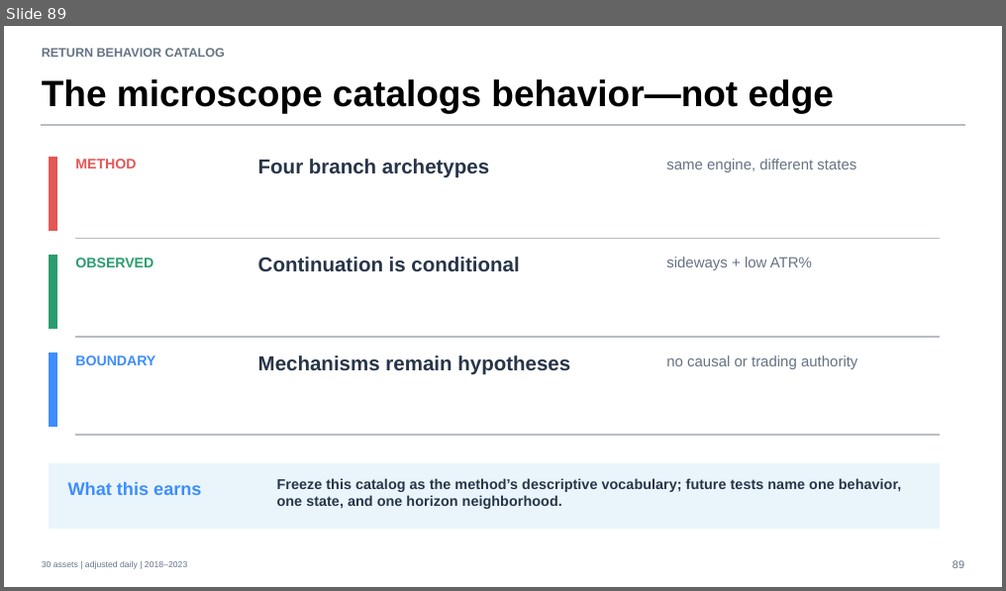
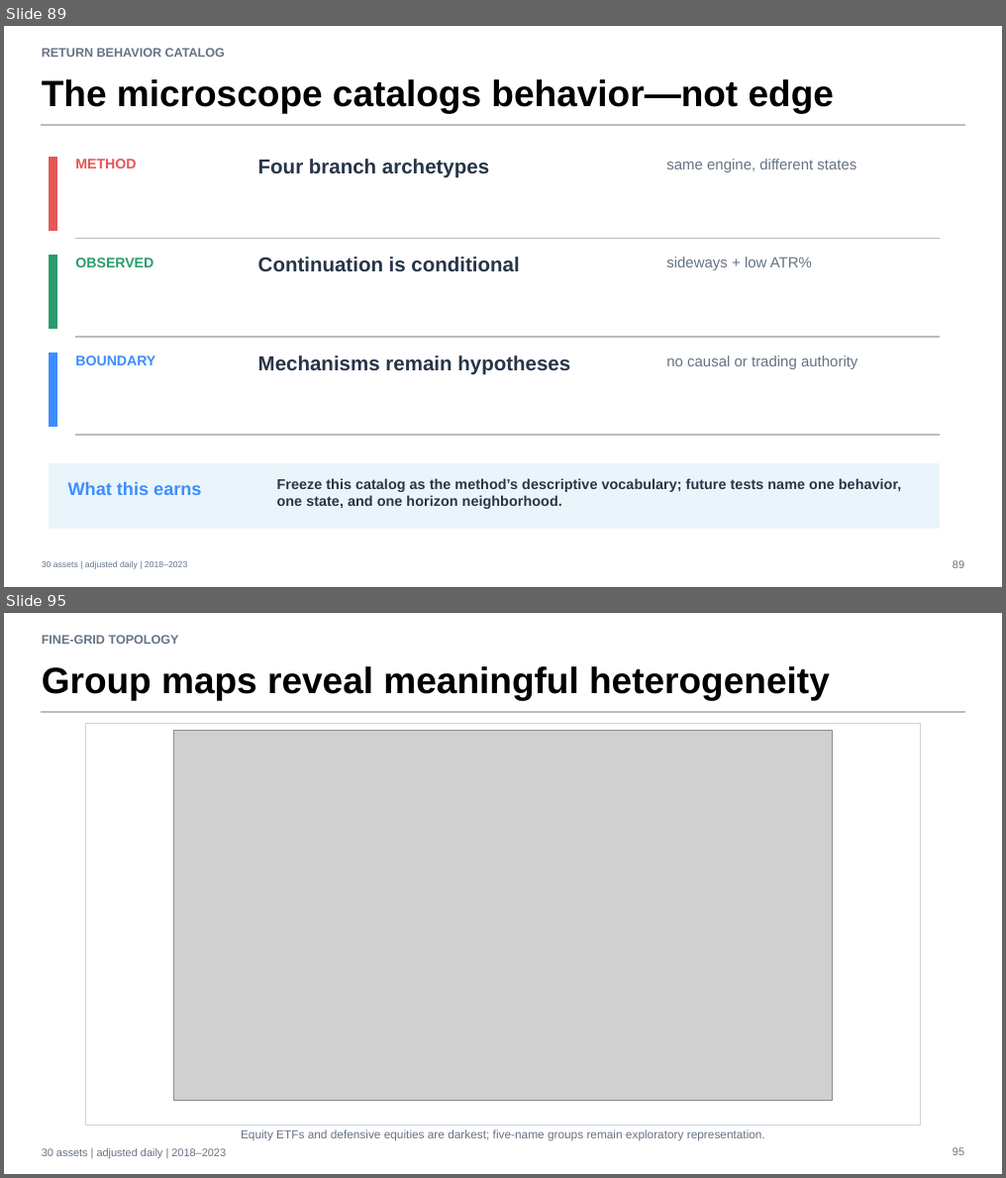
Before and after one commit to Francisc0Franc0/Time-Series-Modeling-Gen5, a slide deck: operator_hypothesis_lab/presentations/tsla_descriptive_microscope_evidence.pptx. Shown one above the other, each under a label of ours: slide 89 before the commit, slides 89 and 95 after it; the slides between them are not shown. The pictures are 1006x591 and 1006x1178 pixels, drawn with LibreOffice and Linux fonts; fonts in the diff are those of the drawing; grey boxes stand for pictures. Boxes give left, top, right and bottom in pixels: in the first picture for what was removed or moved away, otherwise in the second. Text is boxed around its words. In the diff, an @@ line names an element or a change of style, - is before the commit and + after.

Commit message:
Map loss-rebound fine-grid topology

```diff
--- a/operator_hypothesis_lab/presentations/tsla_descriptive_microscope_evidence.pptx
+++ b/operator_hypothesis_lab/presentations/tsla_descriptive_microscope_evidence.pptx
@@ slide 95 added at box(4, 613, 1002, 1174), background #FFFFFF @@
@@ text added at box(42, 635, 179, 644), 12 pt, text #667384, bold @@
+FINE-GRID TOPOLOGY
@@ text added at box(42, 666, 830, 700), 35.2 pt, text #000000, bold @@
+Group maps reveal meaningful heterogeneity
@@ rectangle added at box(42, 711, 964, 713), fill #B8BCC4, outline #B8BCC4 0 pt @@
@@ rectangle added at box(85, 724, 921, 1125), fill #FFFFFF, outline #CDD3DA 0.75 pt @@
@@ picture added at box(174, 730, 833, 1100) @@
@@ text added at box(241, 1130, 765, 1142), 11.2 pt, text #667384 @@
+Equity ETFs and defensive equities are darkest; five-name groups remain exploratory representation.
@@ text added at box(42, 1149, 226, 1158), 10.5 pt, text #667384 @@
+30 assets | adjusted daily | 2018–2023
@@ text added at box(952, 1148, 964, 1156), 10.5 pt, text #667384 @@
+95
```
Also in this commit, not shown: 7 other slides added, 6 other files.
